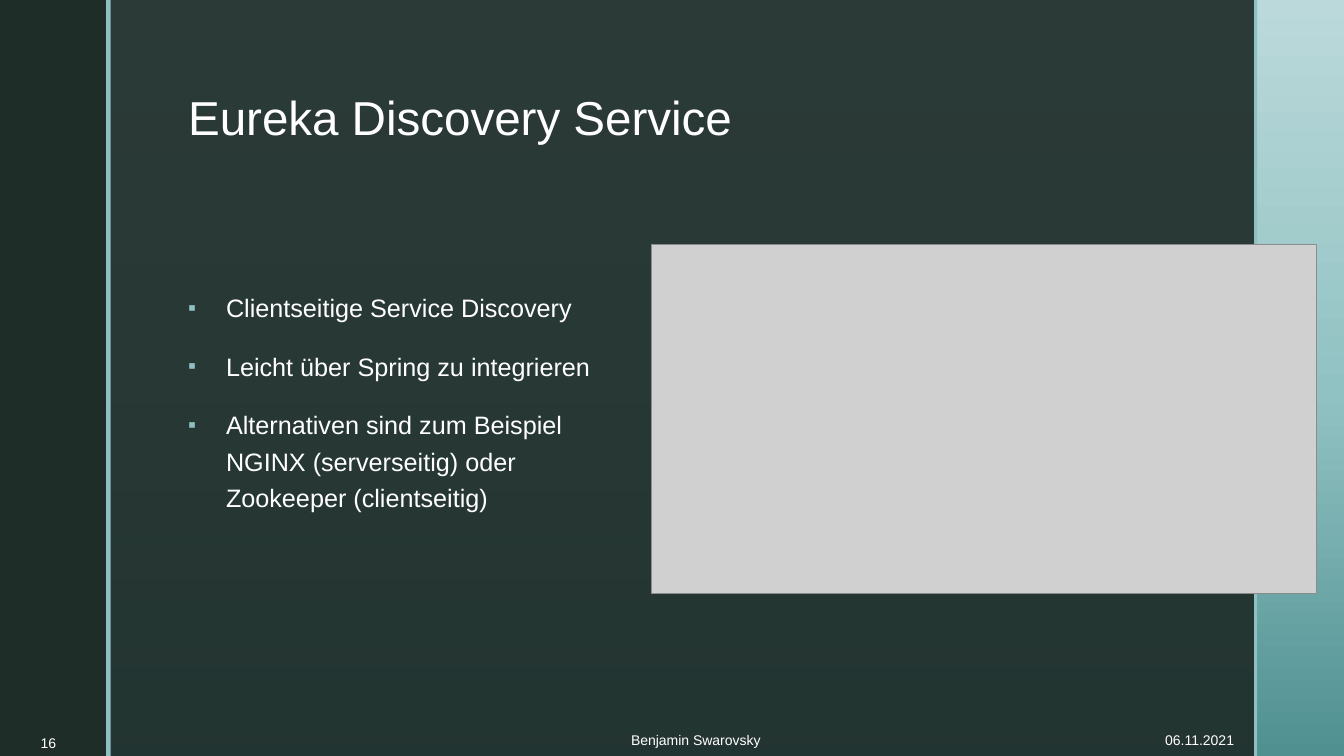
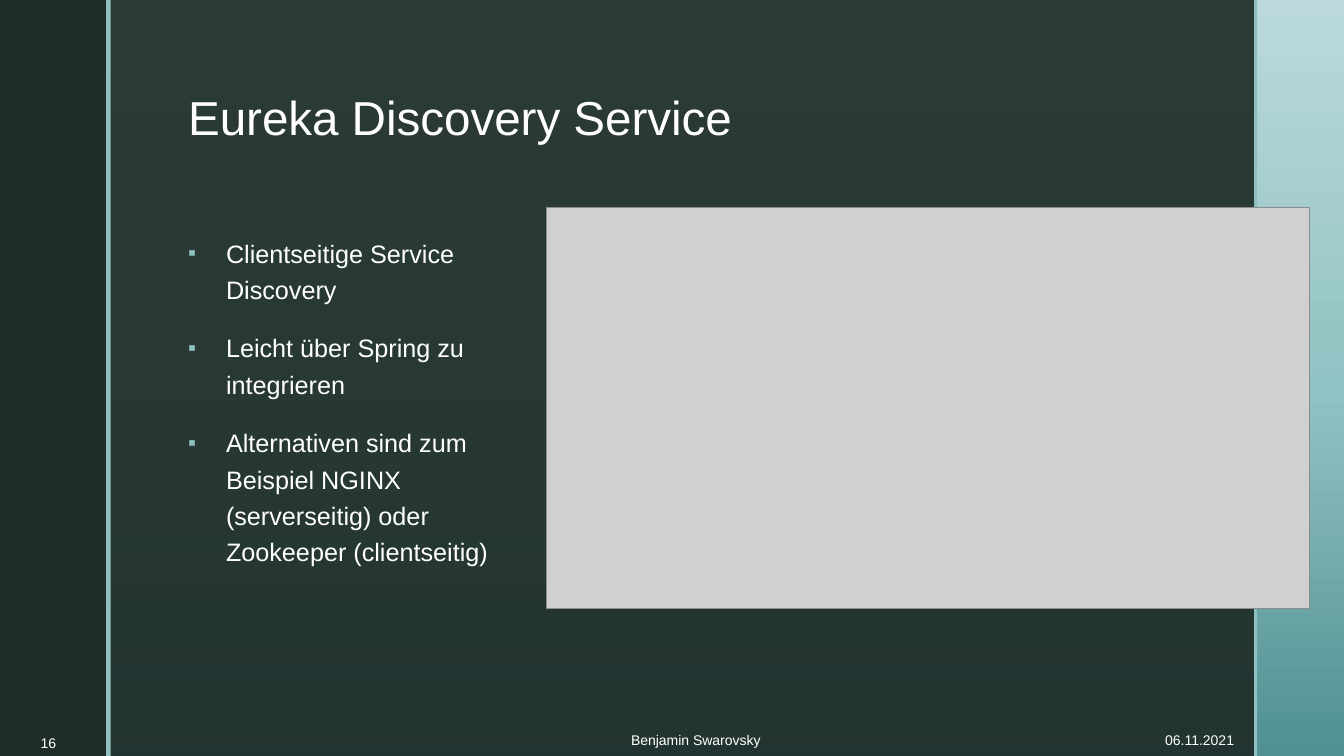
Before and after one commit to BenjaminS01/Abschluss, a slide deck: slide 16 of Vortrag.pptx. Drawn at 1344x756 pixels with LibreOffice and Linux fonts; fonts in the diff are those of the drawing; grey boxes stand for pictures; background and template pictures are left out. Boxes give left, top, right and bottom in pixels: in the first picture for what was removed or moved away, otherwise in the second. Text is boxed around its words. In the diff, an @@ line names an element or a change of style, - is before the commit and + after.

```diff
--- a/Vortrag.pptx
+++ b/Vortrag.pptx
@@ text "Clientseitige Service Discovery" rewrapped from (x1=226, y1=298, x2=590, y2=513) to (x1=226, y1=244, x2=487, y2=567) @@
@@ picture resized from (x1=651, y1=244, x2=1317, y2=593) to (x1=546, y1=208, x2=1310, y2=609) @@
```
Also in this commit, not shown: 8 other slides changed.
